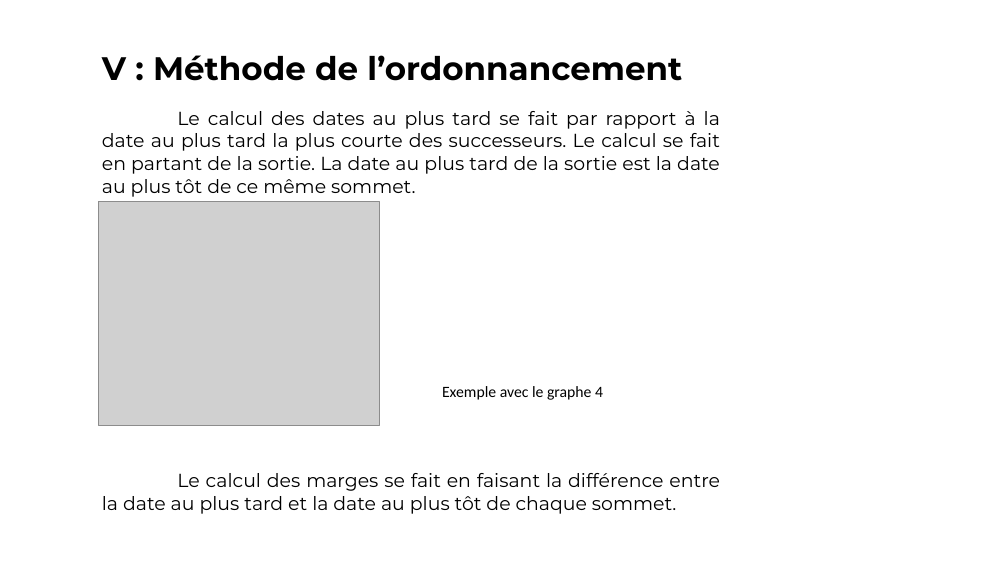
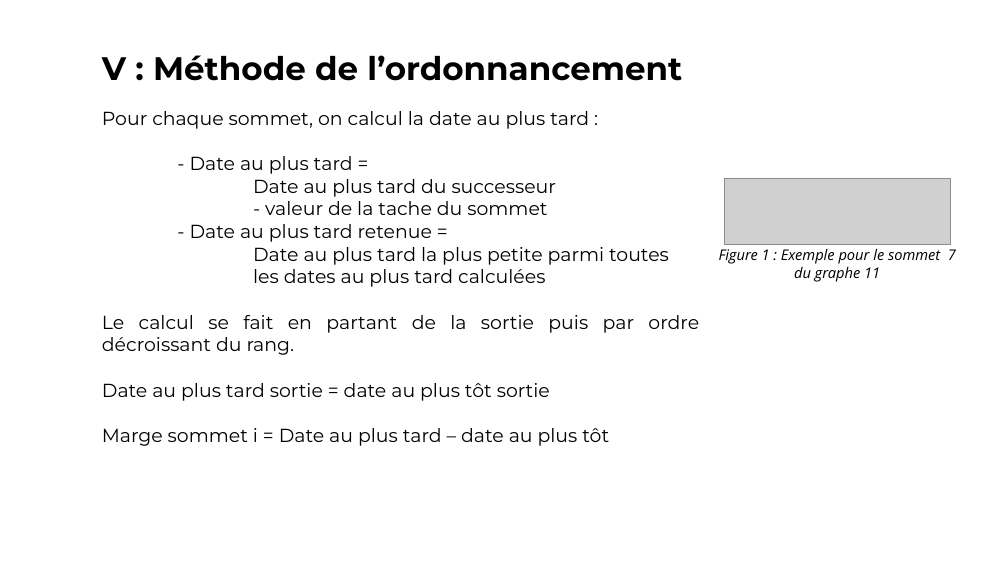
Before and after one commit to vincentdbs/ProjetTheorieDesGraphes, a slide deck: slide 9 of Soutenance.pptx (slide 8 before the commit). Drawn at 1008x567 pixels with LibreOffice and Linux fonts; fonts in the diff are those of the drawing; grey boxes stand for pictures. Boxes give left, top, right and bottom in pixels: in the first picture for what was removed or moved away, otherwise in the second. Text is boxed around its words. In the diff, an @@ line names an element or a change of style, - is before the commit and + after.

Commit message:
ppt

```diff
--- a/Soutenance.pptx
+++ b/Soutenance.pptx
@@ text at [102, 111, 699, 446]: text changed @@
-Le calcul des dates au plus tard se fait par rapport à la date au plus tard la plus courte des successeurs. Le calcul se fait en partant de la sortie. La date au plus tard de la sortie est la date au plus tôt de ce même sommet.
-  Exemple avec le graphe 4
-Le calcul des marges se fait en faisant la différence entre la date au plus tard et la date au plus tôt de chaque sommet.
+Pour chaque sommet, on calcul la date au plus tard :
+- Date au plus tard =
+Date au plus tard du successeur
+- valeur de la tache du sommet
+- Date au plus tard retenue =
+Date au plus tard la plus petite parmi toutes
+les dates au plus tard calculées
+Le calcul se fait en partant de la sortie puis par ordre décroissant du rang.
+Date au plus tard sortie = date au plus tôt sortie
+Marge sommet i = Date au plus tard – date au plus tôt
@@ picture added at [725, 178, 950, 244] @@
@@ picture removed at [98, 201, 379, 425] @@
@@ text added at [719, 248, 956, 282], 28 pt, text #000000, italic @@
+Figure 1 : Exemple pour le sommet 7
+du graphe 11
```
Also in this commit, not shown: 1 other slide changed, 2 slides added, 1 other file.
